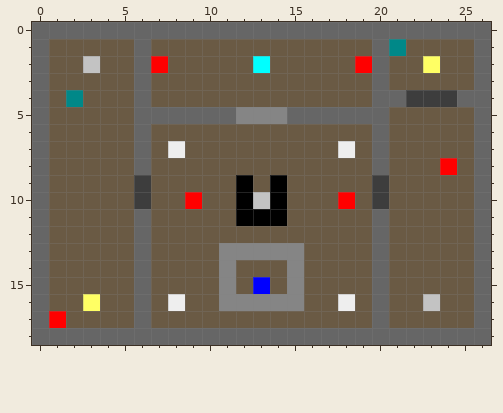
File history of a pixel-art sprite, res/textures/map1.png. That is the earlier state.
The file is 27x19 pixels.
The result:
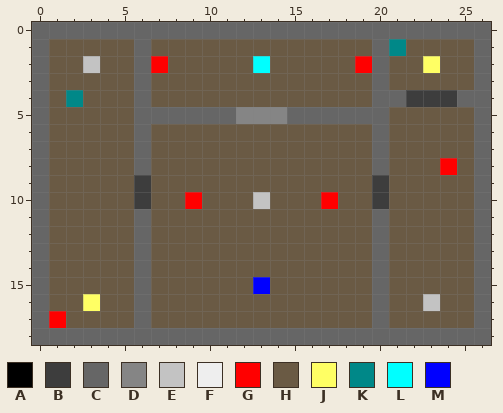
Palette (. is transparent): A #000000  B #3d3d3d  C #666666  D #858585  E #c3c3c3  F #eeeeee  G #ff0000  H #6a5a44  J #ffff64  K #008888  L #00ffff  M #0000ff
Diff:
y 7: x 8 F -> H; x 18 F -> H
y 9: x 12 A -> H; x 14 A -> H
y 10: x 12 A -> H; x 14 A -> H; x 17..18 HG -> GH
y 11: x 12..14 AAA -> HHH
y 13: x 11..15 DDDDD -> HHHHH
y 14..15: x 11 D -> H; x 15 D -> H
y 16: x 8 F -> H; x 11..15 DDDDD -> HHHHH; x 18 F -> H
Where, in picture pixels (left, top, right, bottom), the same in both pictures:
changed: (168, 141, 355, 311)
